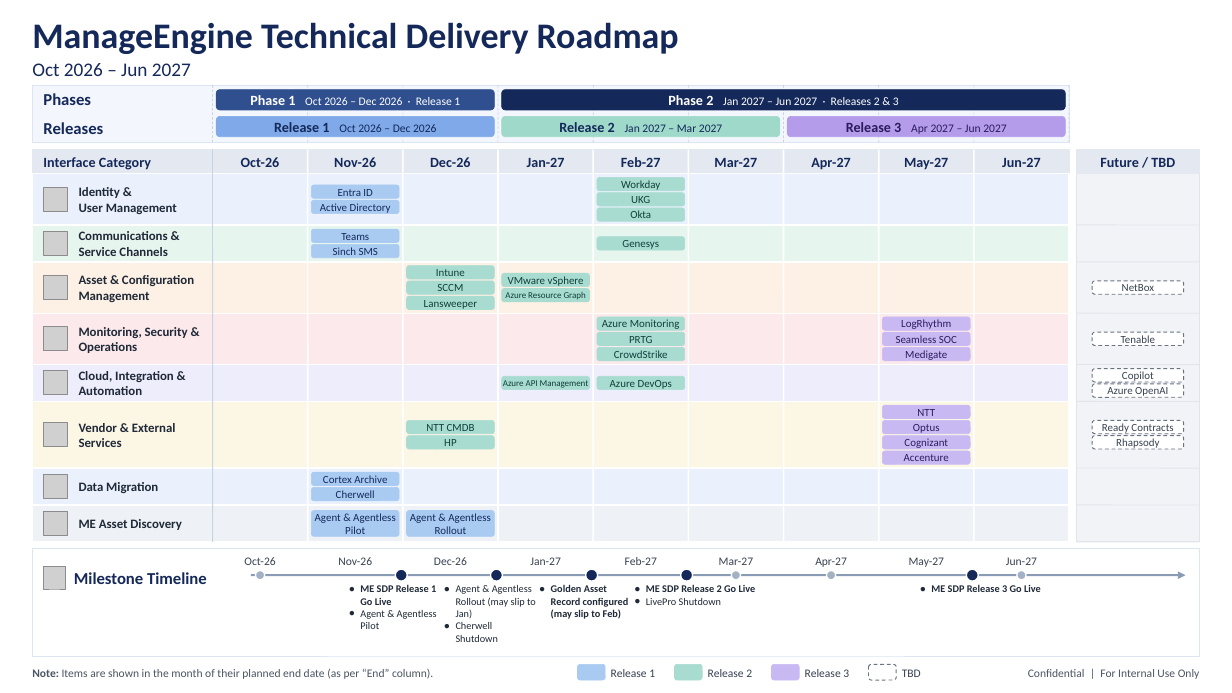
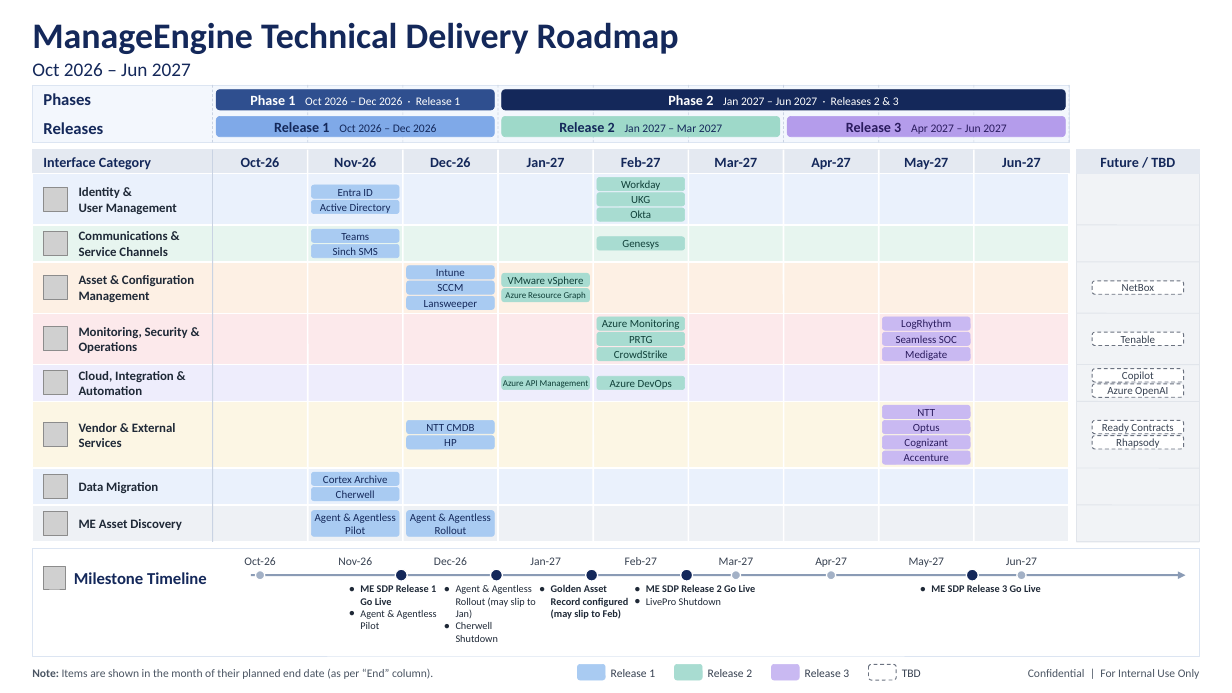
Before and after one commit to ashishkaram/PlentyValleyAttendance, a slide deck: slide 1 of ManageEngine_Technical_Delivery_Roadmap_v3.pptx. Drawn at 1232x693 pixels with LibreOffice and Linux fonts; fonts in the diff are those of the drawing; grey boxes stand for pictures. Boxes give left, top, right and bottom in pixels: in the first picture for what was removed or moved away, otherwise in the second. Text is boxed around its words. In the diff, an @@ line names an element or a change of style, - is before the commit and + after.

```diff
--- a/ManageEngine_Technical_Delivery_Roadmap_v3.pptx
+++ b/ManageEngine_Technical_Delivery_Roadmap_v3.pptx
@@ text colour #0F3F38 to #14285A; fill #A8DCD1 to #A9CBF2; outline #A8DCD1 0.5 pt to #A9CBF2 0.5 pt in 5 elements at [407, 266, 494, 279], [407, 281, 494, 294], [407, 297, 494, 310], [407, 421, 494, 433], [407, 435, 494, 448] @@
```
Also in this commit, not shown: 1 other file.
